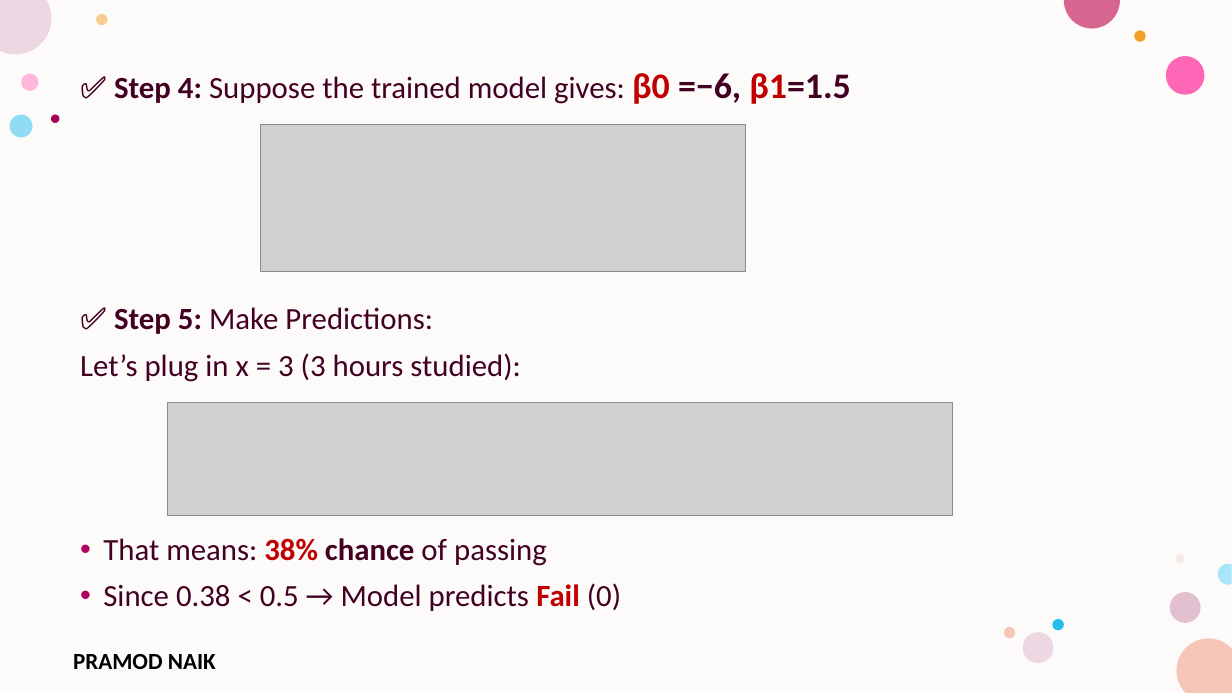
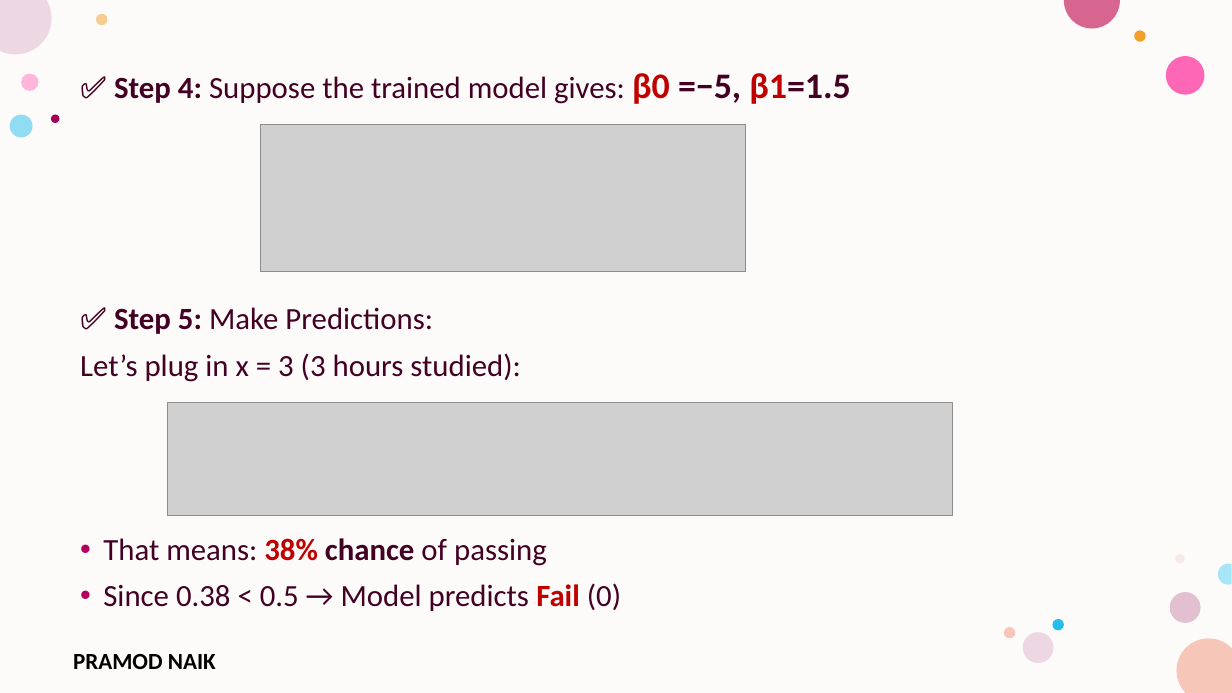
Before and after one commit to PRAMODNAIK-DEV/MCA-2nd-Sem-ML-Data-Analytics-Shridevi-College, a slide deck: slide 82 of Theory Class-Notes/Unit-2 Supervised Learning.pptx. Drawn at 1232x693 pixels with LibreOffice and Linux fonts; fonts in the diff are those of the drawing; grey boxes stand for pictures; background and template pictures are left out. Boxes give left, top, right and bottom in pixels: in the first picture for what was removed or moved away, otherwise in the second. Text is boxed around its words. In the diff, an @@ line names an element or a change of style, - is before the commit and + after.

```diff
--- a/Theory Class-Notes/Unit-2 Supervised Learning.pptx
+++ b/Theory Class-Notes/Unit-2 Supervised Learning.pptx
@@ text at (x1=114, y1=73, x2=851, y2=104): text changed @@
-✅ Step 4: Suppose the trained model gives: β0 =−6, β1=1.5
+✅ Step 4: Suppose the trained model gives: β0 =−5, β1=1.5
```
Also in this commit, not shown: 1 other slide changed, 1 other file.
